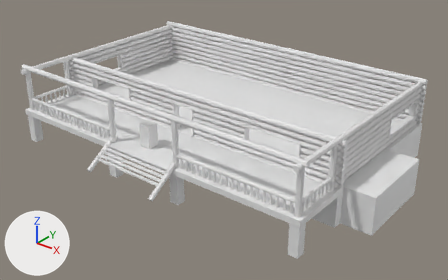
An edit to the Blender file BlenderAssets/.blend/ChaletUnscaled.blend, drawn before and after from the same camera.
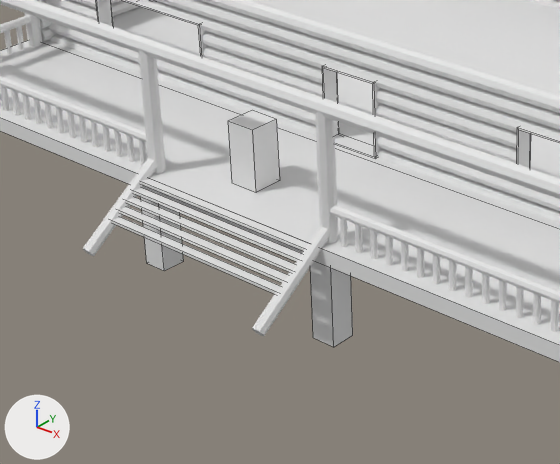
Old and new are each drawn whole from a 50 mm lens placed at (65.2, -85.0, 46.1), pointed at (4.0, -8.5, -1.3) and again close up on the part from 13% to 58% of the width and 28% to 88% of the height. The axes (+X, +Y, +Z) are drawn at lower left. The lights are the same throughout. The close-ups show mesh edges as thin lines.

The older version as bpy lines, for what is in view:
```python
me_cube = bpy.data.meshes.new('Cube')
me_cube.from_pydata(...)  # a box spanning x -1.0..1.0, y -1.0..1.0, z -2.0..2.0
me_cube.materials.append(mat_material)  # white #e7e7e7
me_cube_011 = bpy.data.meshes.new('Cube.011')
me_cube_011.from_pydata(...)  # a box spanning x -7.0..7.0, y -0.3..0.3, z -0.1..0.1
me_cylinder_039 = bpy.data.meshes.new('Cylinder.039')
me_cylinder_039.from_pydata(...)  # an 8-sided cylinder along x spanning x -11.0..11.0, y -0.3..0.3, z -0.3..0.3
ob_player = bpy.data.objects.new('Player', me_cube)
ob_player.location = (-1.28, -21.44, 3.02)
ob_rail_001 = bpy.data.objects.new('Rail.001', me_cylinder_039)
ob_rail_001.location = (17.89, -24.0, 3.0)
ob_step_004 = bpy.data.objects.new('Step.004', me_cube_011)
ob_step_004.location = (0.0, -27.7, -0.73)
# also in view: 'Pillar' at (7.0, -24.0, 5.0); 'Log.007' at (0.0, -13.9, 5.0); 'Log.006' at (0.0, -13.9, 4.0); 'StepSupport.001' at (7.0, -27.0, -0.2); 'Rib' at (-18.0, -24.0, 1.9)
```
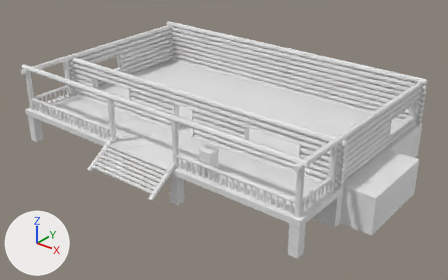
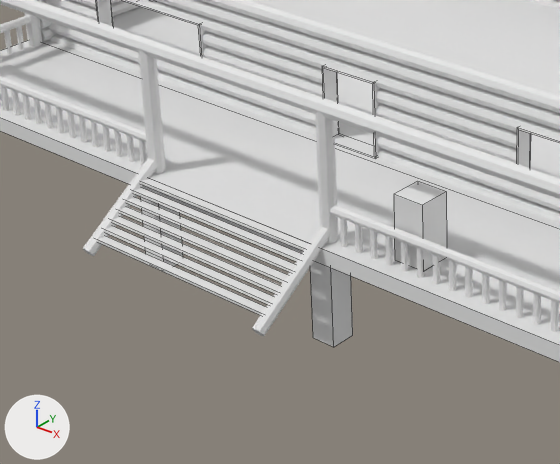
Where the change shows, as pixel boxes [x1, y1, x2, y2] in the close-ups (560 x 464 px):
'Player', moved: before [228, 111, 280, 193]; after [394, 181, 447, 271]
'Step.004', moved: before [112, 217, 280, 294]; after [112, 216, 280, 294]
'Step.006', added: after [97, 236, 266, 315]
'Step.005', added: after [104, 226, 273, 304]

Edits to the bpy script that builds the scene:
```text
Change ob_player:
    ob_player.location: (-1.28, -21.44, 3.02) -> (12.4, -22.56, 3.02)
Change ob_step_004:
    ob_step_004.location: (0.0, -27.7, -0.73) -> (0.0, -27.7, -0.7)
Add ob_step_006:
    ob_step_006 = bpy.data.objects.new('Step.006', me_cube_011.copy())  # the mesh of ob_step_004
    ob_step_006.location = (0.0, -28.9, -1.5)
Add ob_step_005:
    ob_step_005 = bpy.data.objects.new('Step.005', me_cube_011.copy())  # the mesh of ob_step_004
    ob_step_005.location = (0.0, -28.3, -1.1)
```
